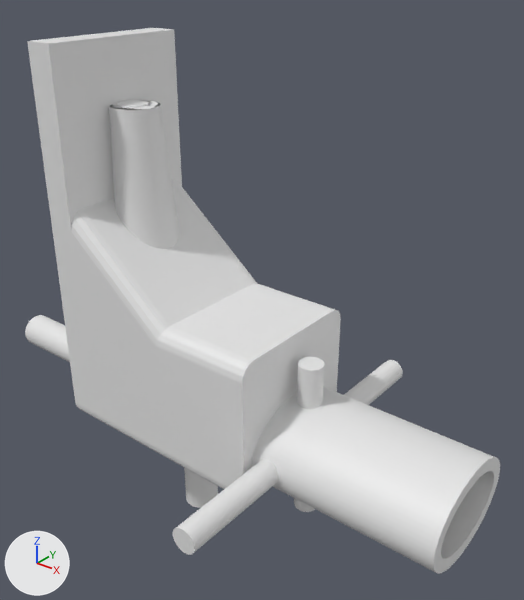
The Blender file Water-Probe/Design Files/CAD/Probe Body.blend, before and after one commit.
Camera for both pictures: a camera (50 mm lens) standing at (64.5, -78.1, 72.2) and looking at (-1.8, 4.8, 20.8). Lighting does not change. The marker at lower left points along +X, +Y and +Z.

The first picture shows 'Body', 'Drain', 'Head', 'PRESS BOOL', 'TEMP BOOL', 'Wire Add', 'Wire Cut'.
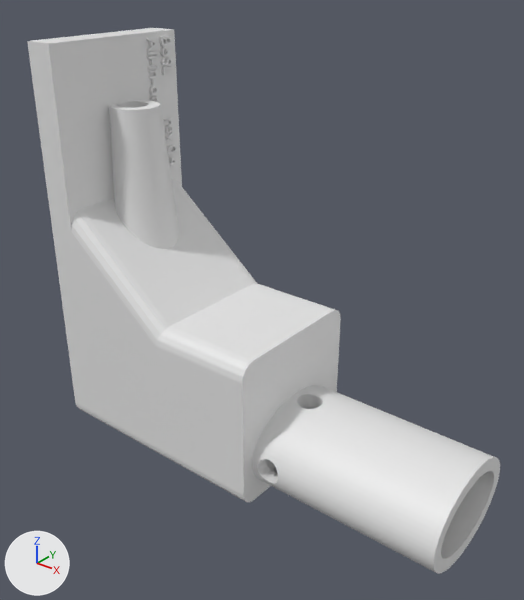
Commit message: added bosllogo to allinone probe

ob_text is not drawn itself; it is used by a modifier of ob_body.

Location of each change, (x1, y1, x2, y2) in pixels of the pictures (524 x 600 px):
'Body', reshaped, modifiers changed: before (27, 28, 323, 489); after (27, 28, 323, 495)
'Drain', hidden: before (173, 357, 403, 555)
'Wire Add', hidden: before (111, 100, 179, 247)
'TEMP BOOL', hidden: before (25, 315, 70, 362)
'PRESS BOOL', hidden: before (184, 468, 218, 508)
'Wire Cut', hidden: before (117, 100, 149, 108)

The change, as a diff of the scene's bpy script:
```diff
--- a/Water-Probe/Design Files/CAD/Probe Body.blend.py
+++ b/Water-Probe/Design Files/CAD/Probe Body.blend.py
@@ me_cutext @@
+me_cutext.from_pydata(...)  # 2076 vertices, 3066 faces; spans x -12.3..9.2, y -3.0..2.1, z -1.5..-0.5
@@ ob_wire_cut @@
 ob_wire_cut.location = (-22.4, 0.0, 35.0)
+ob_wire_cut.hide_set(True)  # its collection is switched off
@@ ob_drain @@
 ob_drain.location = (11.5, 0.0, -6.0)
+ob_drain.hide_set(True)  # its collection is switched off
@@ ob_press_bool @@
 ob_press_bool.scale = (1.09, 1.09, 1.04)
+ob_press_bool.hide_set(True)  # its collection is switched off
@@ ob_wire_add @@
 ob_wire_add.location = (-22.4, 0.0, 35.0)
+ob_wire_add.hide_set(True)  # its collection is switched off
@@ ob_temp_bool @@
 ob_temp_bool.rotation_euler = (0.0, 1.571, 0.0)  # degrees (0, 90, 0)
+ob_temp_bool.hide_set(True)  # its collection is switched off
@@ ob_ec @@
 ob_ec.rotation_euler = (0.0, 1.571, 0.0)  # degrees (0, 90, 0)
+ob_ec.hide_set(True)  # its collection is switched off
@@ ob_body @@
 _m = ob_body.modifiers.new('Boolean.003', 'BOOLEAN')
 _m.solver = 'FLOAT'
+_m = ob_body.modifiers.new('Boolean.004', 'BOOLEAN')
+_m.object = ob_text
+_m.operation = 'UNION'
+_m.solver = 'FLOAT'
@@ ob_text @@
+ob_text = bpy.data.objects.new('Text', me_cutext)
+ob_text.location = (-25.4, 9.0, 47.0)
+ob_text.rotation_euler = (0.0, 1.571, 0.0)  # degrees (0, 90, 0)
+ob_text.hide_set(True)  # its collection is switched off
```
